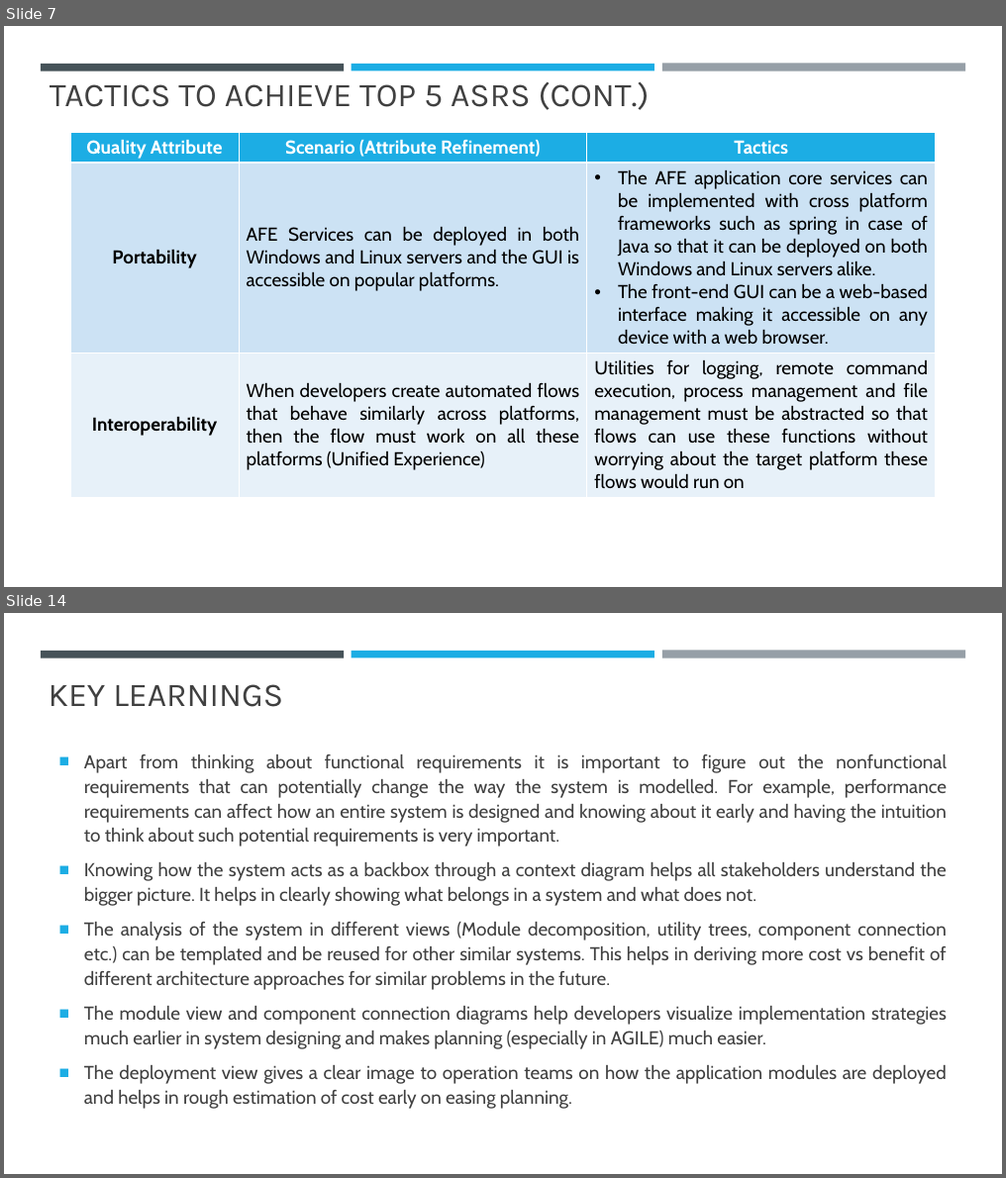
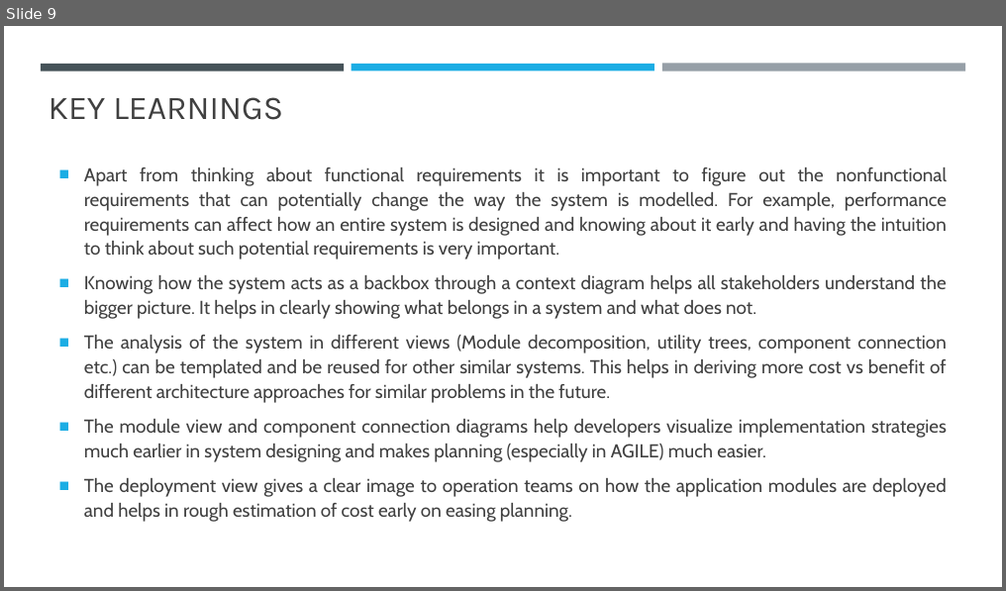
Before and after one commit to Akhilsudh/BITS-Assignment, a slide deck: Semester 2/Software Architecture/Assignment 2/SA-Assignment-2021MT12054.pptx. Shown one above the other, each under a label of ours: slides 7 and 14 before the commit, slide 9 after it; the slides between them are not shown. The pictures are 1006x1178 and 1006x591 pixels, drawn with LibreOffice and Linux fonts; fonts in the diff are those of the drawing. Boxes give left, top, right and bottom in pixels: in the first picture for what was removed or moved away, otherwise in the second. Text is boxed around its words. In the diff, an @@ line names an element or a change of style, - is before the commit and + after.

```diff
--- a/Semester 2/Software Architecture/Assignment 2/SA-Assignment-2021MT12054.pptx
+++ b/Semester 2/Software Architecture/Assignment 2/SA-Assignment-2021MT12054.pptx
@@ slide 7 removed at [4,26,1002,587], background #FFFFFF; not listed: 3 template elements that a slide beside it also shows @@
@@ title removed at [50,82,649,110] @@
-TACTICS TO ACHIEVE TOP 5 ASRS (CONT.)
@@ table removed at [70,132,936,492], 3 rows, 3 columns @@
-Quality Attribute | Scenario (Attribute Refinement) | Tactics
-Portability | AFE Services can be deployed in both Windows and Linux servers and the GUI is accessible on popular platforms. | The AFE application core services can be implemented with cross platform frameworks such as spring in case of Java so that it can be deployed on both Windows and Linux servers alike. / The front-end GUI can be a web-based interface making it accessible on any device with a web browser.
-Interoperability | When developers create automated flows that behave similarly across platforms, then the flow must work on all these platforms (Unified Experience) | Utilities for logging, remote command execution, process management and file management must be abstracted so that flows can use these functions without worrying about the target platform these flows would run on
@@ what was slide 14 is now slide 9 @@
```
Also in this commit, not shown: 3 slides changed, 5 slides added, 9 other slides removed, 9 other files.
